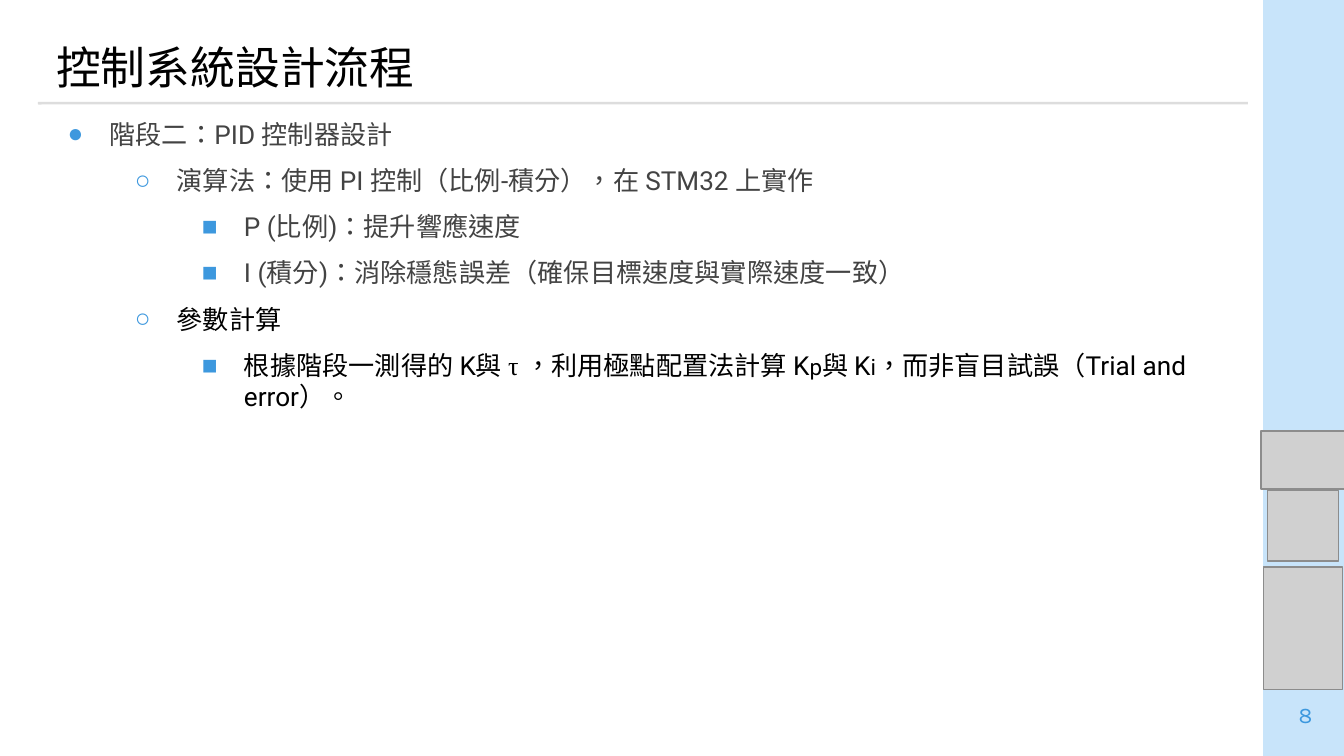
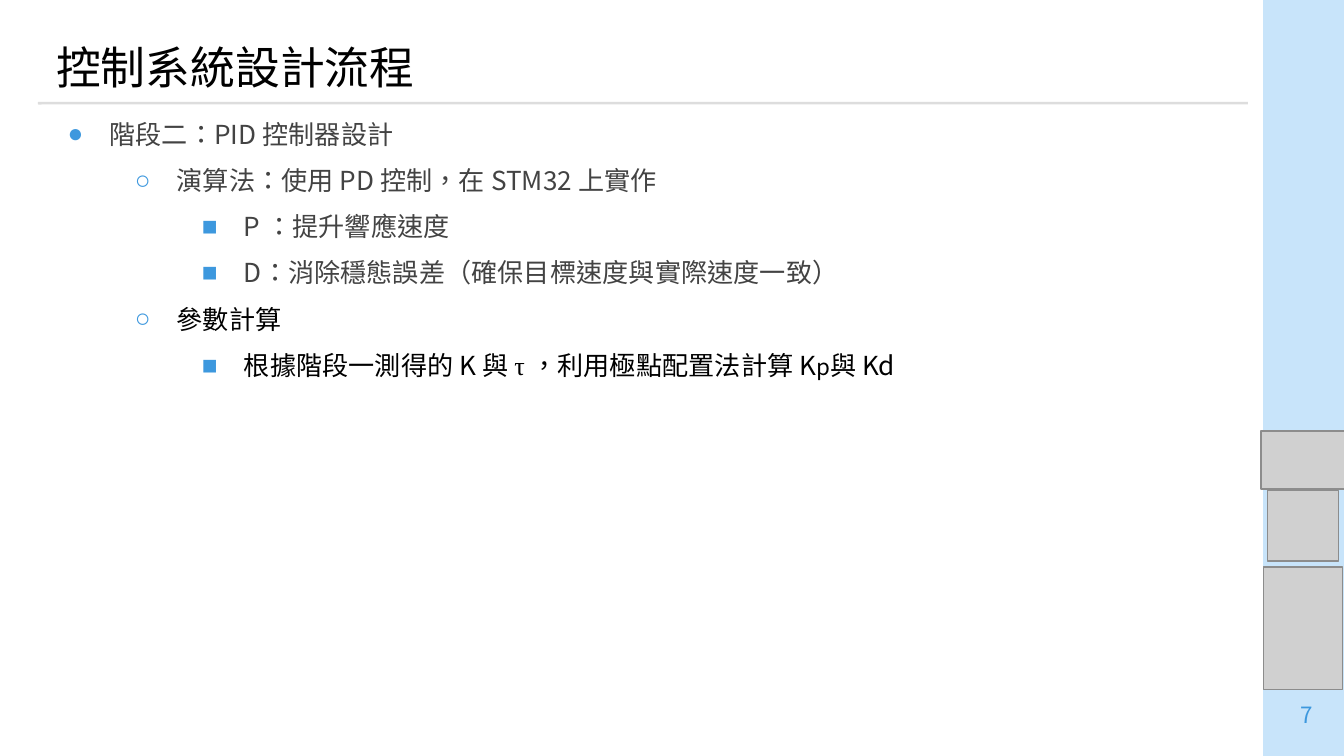
Before and after one commit to lego1002/lego_ws_in_RMML, a slide deck: slide 7 of meeting_ppt/meeting_report/20251229_lego.pptx (slide 8 before the commit). Drawn at 1344x756 pixels with LibreOffice and Linux fonts; fonts in the diff are those of the drawing; grey boxes stand for pictures. Boxes give left, top, right and bottom in pixels: in the first picture for what was removed or moved away, otherwise in the second. Text is boxed around its words. In the diff, an @@ line names an element or a change of style, - is before the commit and + after.

```diff
--- a/meeting_ppt/meeting_report/20251229_lego.pptx
+++ b/meeting_ppt/meeting_report/20251229_lego.pptx
@@ text at <box>110,122,394,331</box>: font Roboto to Noto Sans CJK SC in "階段二：PID 控制器設計", "參數計算" @@
@@ text at <box>177,168,839,285</box>: text changed; font Roboto to Noto Sans CJK SC @@
-  ○ 演算法：使用 PI 控制（比例-積分），在 STM32 上實作
-    ■ P (比例)：提升響應速度
-    ■ I (積分)：消除穩態誤差（確保目標速度與實際速度一致）
+  ○ 演算法：使用 PD 控制，在 STM32 上實作
+    ■ P ：提升響應速度
+    ■ D：消除穩態誤差（確保目標速度與實際速度一致）
@@ text at <box>244,353,895,377</box>: text changed; font Roboto to Noto Sans CJK SC @@
-    ■ 根據階段一測得的 K與 τ ，利用極點配置法計算 Kp與 Ki，而非盲目試誤（Trial and error）。
+    ■ 根據階段一測得的 K 與 τ ，利用極點配置法計算 Kp與 Kd
@@ page number at <box>1300,706,1312,723</box>: text changed; font Karla to Noto Sans CJK SC @@
-8
+7
```
Also in this commit, not shown: 7 other slides changed, 1 slide removed.
